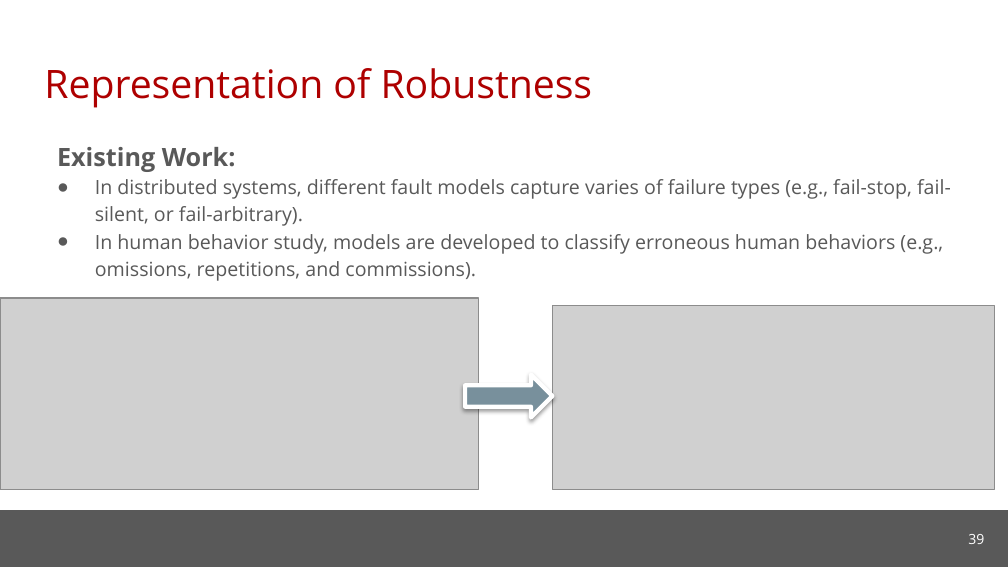
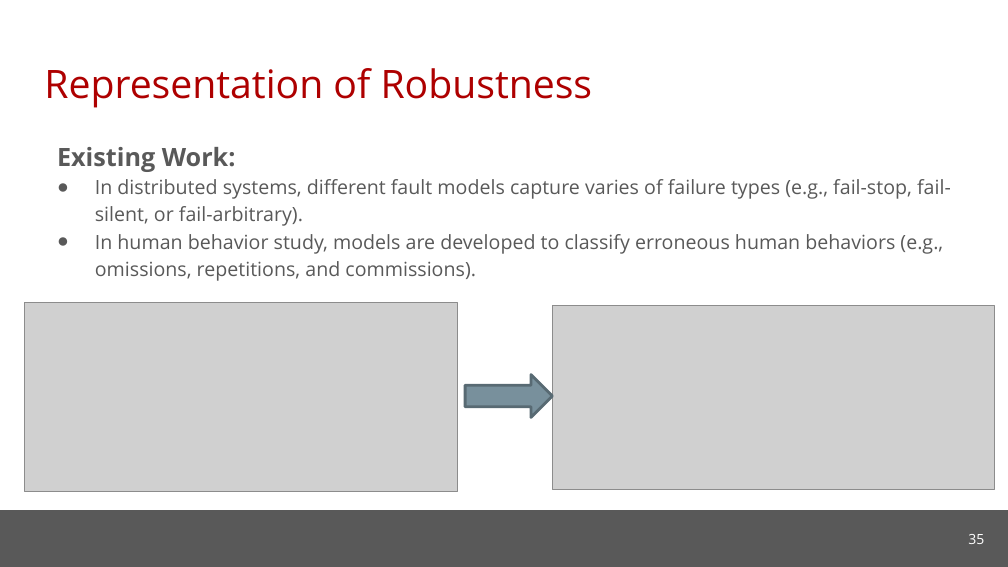
Before and after one commit to cmu-soda/Robustness, a slide deck: slide 35 of Robustness-SSSG.pptx (slide 39 before the commit). Drawn at 1008x567 pixels with LibreOffice and Linux fonts; fonts in the diff are those of the drawing; grey boxes stand for pictures; background and template pictures are left out. Boxes give left, top, right and bottom in pixels: in the first picture for what was removed or moved away, otherwise in the second. Text is boxed around its words. In the diff, an @@ line names an element or a change of style, - is before the commit and + after.

```diff
--- a/Robustness-SSSG.pptx
+++ b/Robustness-SSSG.pptx
@@ picture: place and size @@
-picture at <box>0,298,479,490</box>
+picture at <box>24,303,458,492</box>
@@ right arrow at <box>465,375,552,418</box>: outline #FFFFFF 3 pt to #596B73 2 pt; shadow off @@
@@ page number at <box>968,534,984,544</box>: text changed @@
-39
+35
```
Also in this commit, not shown: 18 other slides changed, 9 slides added, 13 slides removed.
